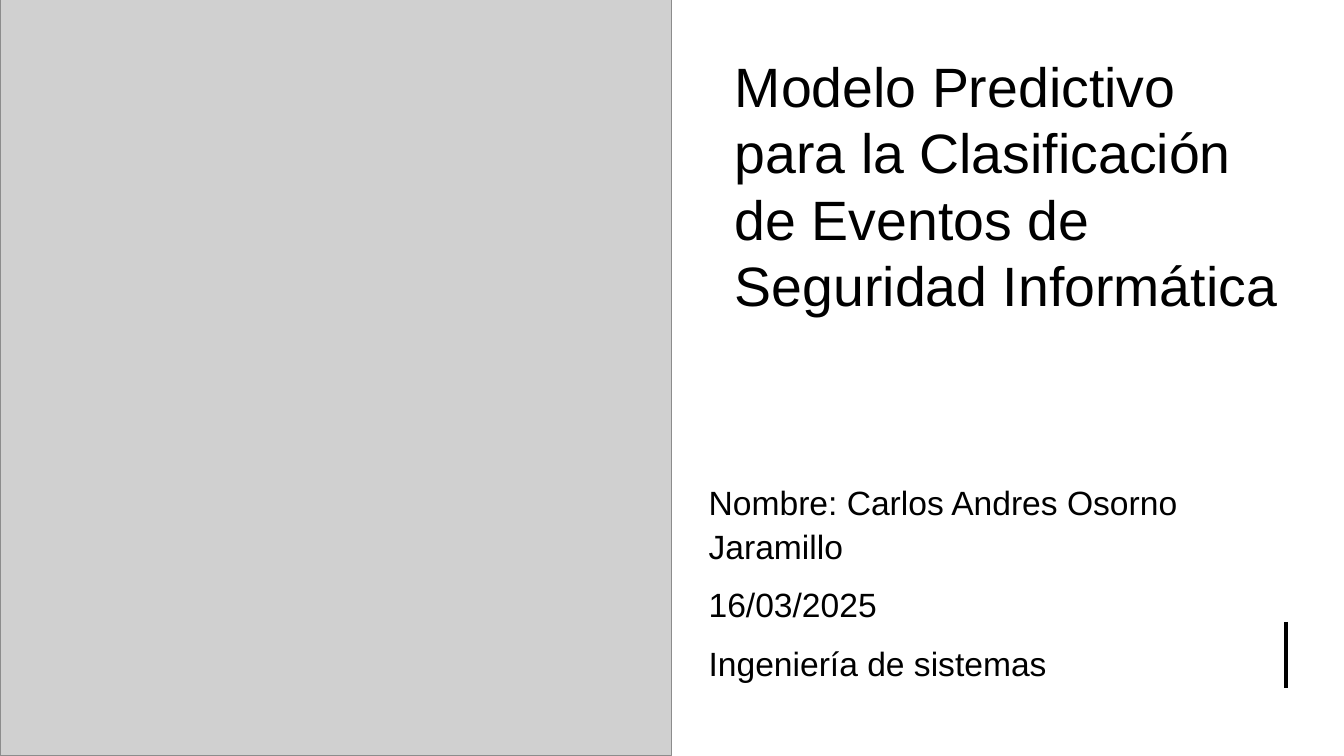
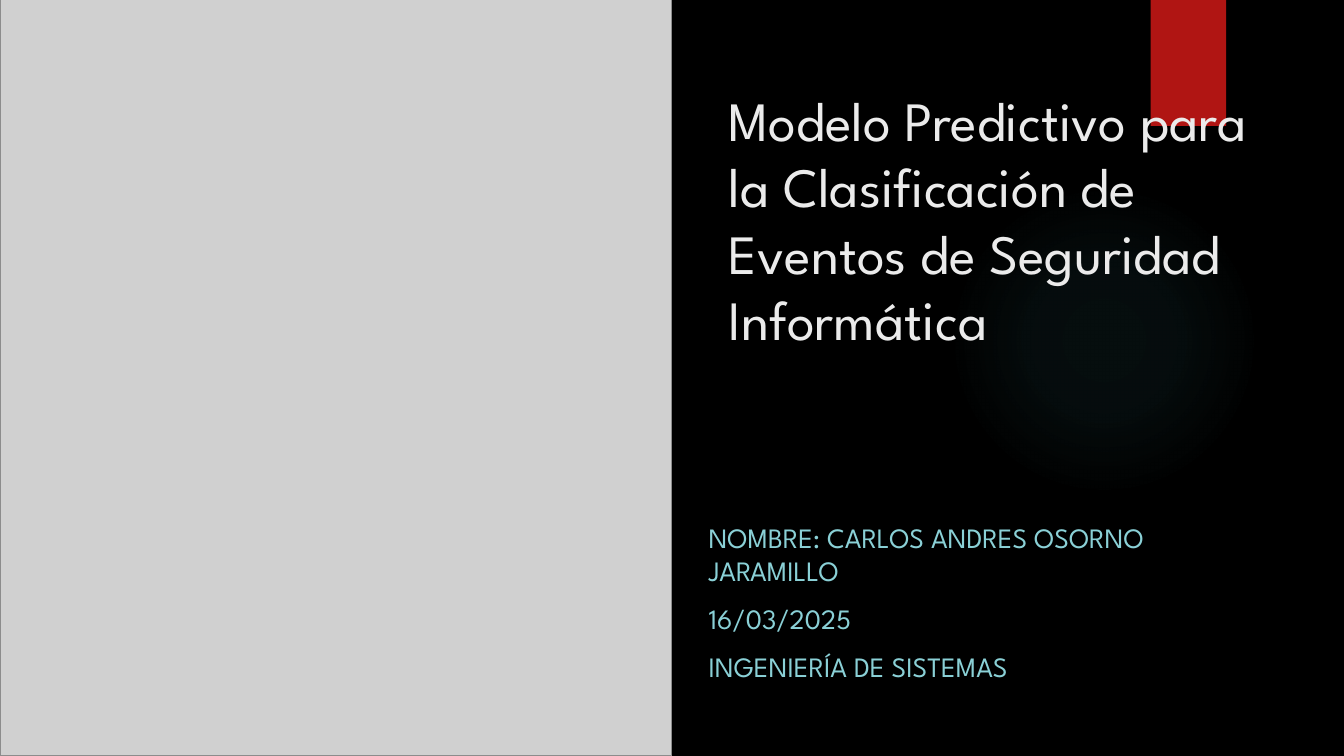
Before and after one commit to carlososorno9595/Analitica-de-datos, a slide deck: slide 1 of diapositiva seguridad informatica.pptx. Drawn at 1344x756 pixels with LibreOffice and Linux fonts; fonts in the diff are those of the drawing; grey boxes stand for pictures; background and template pictures are left out. Boxes give left, top, right and bottom in pixels: in the first picture for what was removed or moved away, otherwise in the second. Text is boxed around its words. In the diff, an @@ line names an element or a change of style, - is before the commit and + after.

```diff
--- a/diapositiva seguridad informatica.pptx
+++ b/diapositiva seguridad informatica.pptx
@@ background #FFFFFF to #000000 @@
@@ rectangle removed at box(0, 0, 1344, 393) @@
@@ rectangle removed at box(0, 0, 1344, 756) @@
@@ rectangle removed at box(673, 0, 1344, 378) @@
@@ rectangle added at box(1150, 0, 1226, 126), fill #B01513 @@
@@ title "Modelo Predictivo para la Clasificación ...": place and size @@
-title "Modelo Predictivo para la Clasificación ..." at box(735, 66, 1277, 317)
+title "Modelo Predictivo para la Clasificación ..." at box(729, 86, 1247, 341)
@@ title "Modelo Predictivo para la Clasificación ..." at box(729, 86, 1247, 341): font Arial to League Spartan, text colour #000000 to #EBEBEB @@
@@ ellipse added at box(949, 185, 1259, 495), fill gradient #50B9C1 @@
@@ subtitle at box(709, 529, 1143, 582): text changed; size 24 to 20 pt; font Arial to League Spartan; text colour #000000 to #8AD0D6 @@
-Nombre: Carlos Andres Osorno Jaramillo
+NOMBRE: CARLOS ANDRES OSORNO JARAMILLO
@@ subtitle at box(709, 609, 851, 632): size 24 to 20 pt, font Arial to League Spartan, text colour #000000 to #8AD0D6 in "16/03/2025"; line spacing 1.1 to 1 @@
@@ line removed from (1287, 622) to (1287, 688) @@
@@ subtitle at box(709, 653, 1008, 678): text changed; size 24 to 20 pt; font Arial to League Spartan; text colour #000000 to #8AD0D6 @@
-Ingeniería de sistemas
+INGENIERÍA DE SISTEMAS
```
Also in this commit, not shown: 11 other slides changed.
